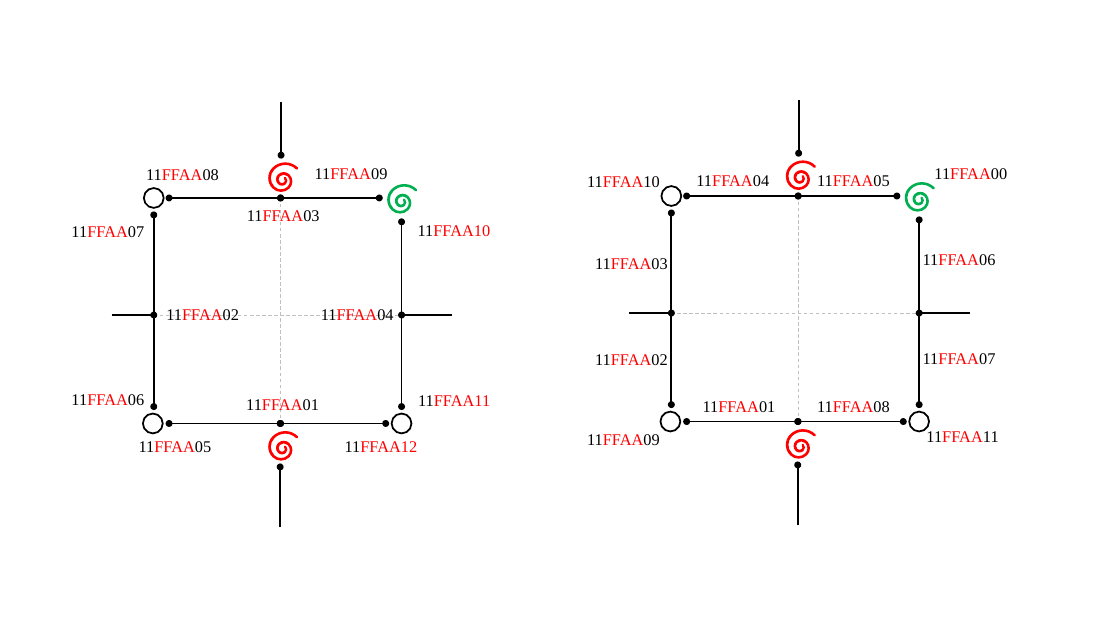
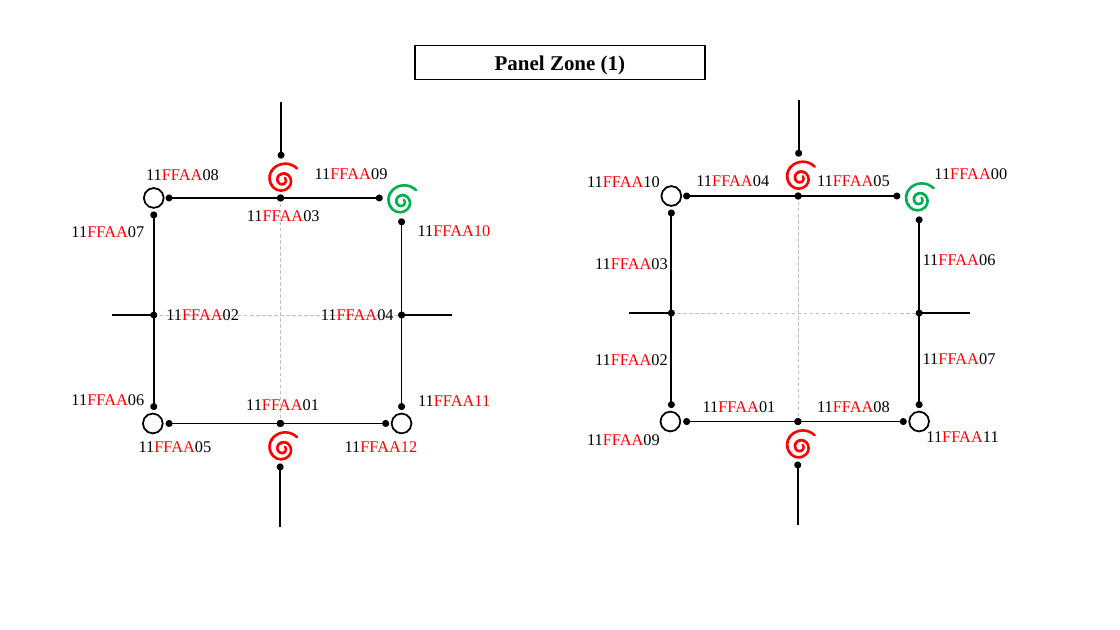
Before and after one commit to WenchenLie/MRFModeler, a slide deck: slide 3 of doc/Notation.pptx. Drawn at 1120x630 pixels with LibreOffice and Linux fonts; fonts in the diff are those of the drawing. Boxes give left, top, right and bottom in pixels: in the first picture for what was removed or moved away, otherwise in the second. Text is boxed around its words. In the diff, an @@ line names an element or a change of style, - is before the commit and + after.

```diff
--- a/doc/Notation.pptx
+++ b/doc/Notation.pptx
@@ rectangle added at [415,45,705,79], outline #000000 1.5 pt, 18 pt, text #000000, bold @@
+Panel Zone (1)
```
Also in this commit, not shown: 3 other slides changed, 4 slides removed, 3 other files.
